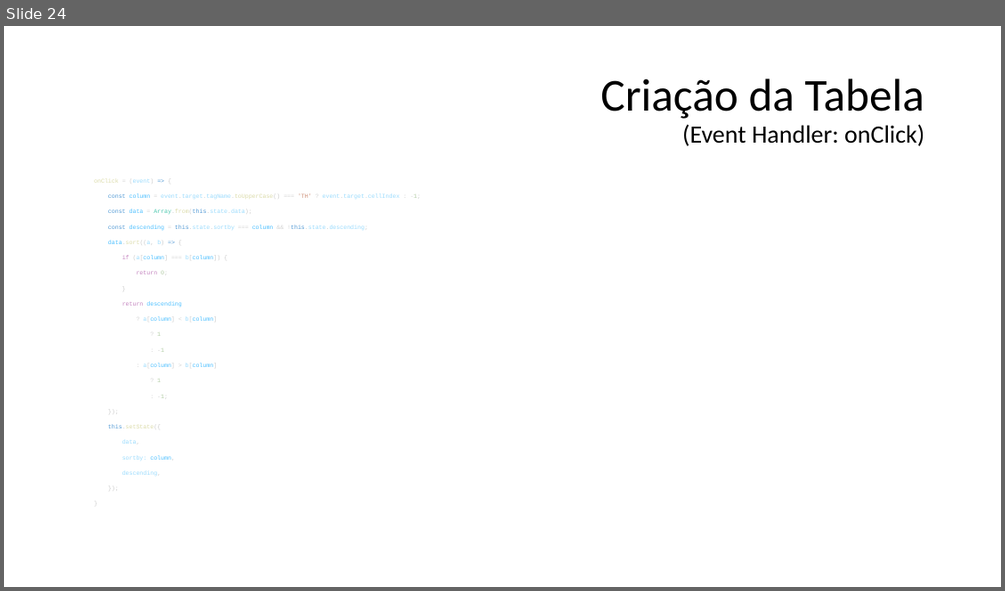
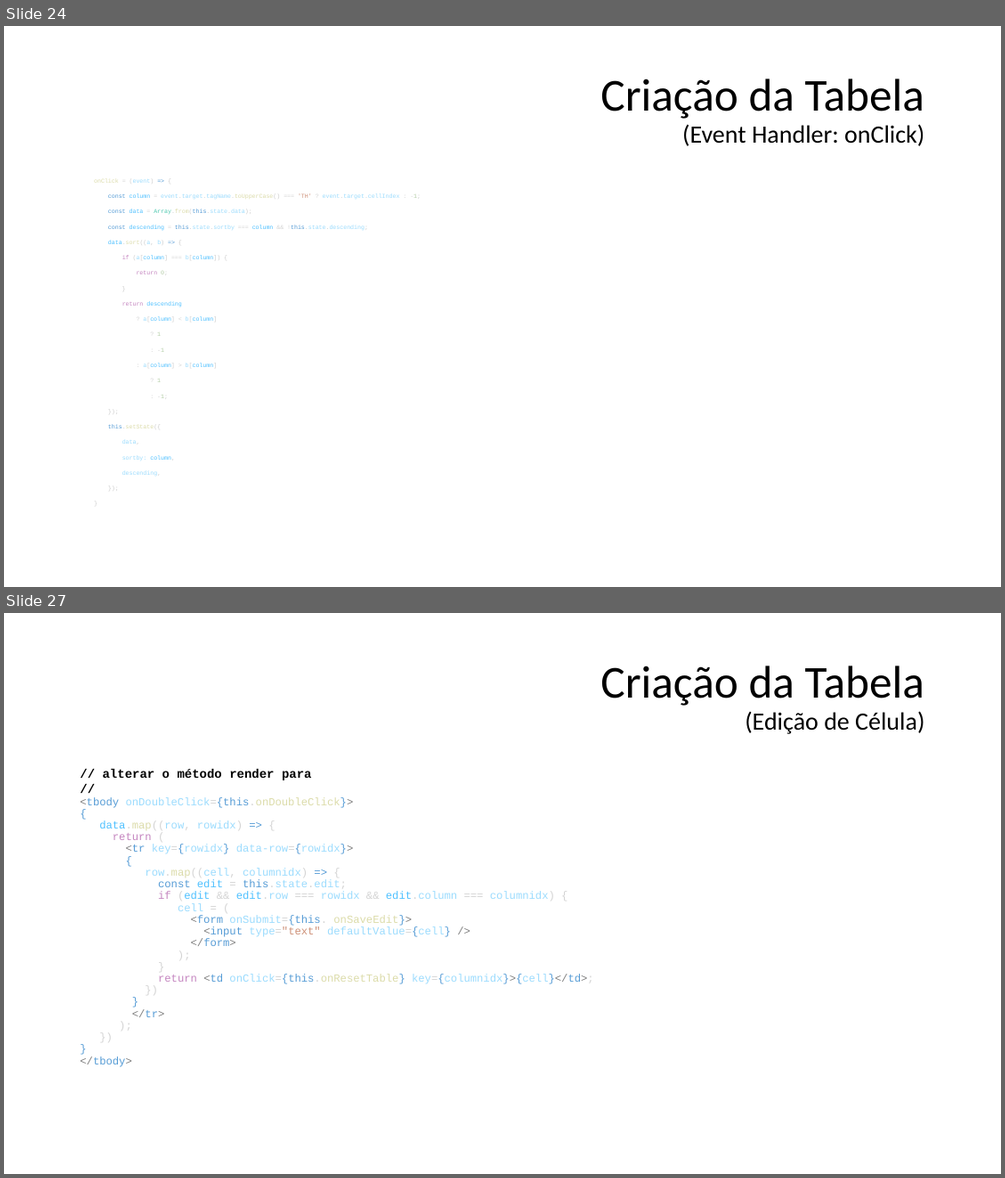
Before and after one commit to tadeumaffeis/ProgramacaoMultiplataforma, a slide deck: Aulas/04 - Criação de Tabela com Controles/04 - Tabela com Controles.pptx. Shown one above the other, each under a label of ours: slide 24 before the commit, slides 24 and 27 after it; the slides between them are not shown. The pictures are 1005x591 and 1005x1178 pixels, drawn with LibreOffice and Linux fonts; fonts in the diff are those of the drawing. Boxes give left, top, right and bottom in pixels: in the first picture for what was removed or moved away, otherwise in the second. Text is boxed around its words. In the diff, an @@ line names an element or a change of style, - is before the commit and + after.

```diff
--- a/Aulas/04 - Criação de Tabela com Controles/04 - Tabela com Controles.pptx
+++ b/Aulas/04 - Criação de Tabela com Controles/04 - Tabela com Controles.pptx
@@ slide 27 added at <box>4,613,1001,1174</box>, background #FFFFFF @@
@@ title added at <box>600,666,924,734</box>, 24 pt, text #000000 @@
+Criação da Tabela
+(Edição de Célula)
@@ text added at <box>80,769,594,1067</box>, 10.5 pt, text #9CDCFE @@
+// alterar o método render para
+//
+<tbody onDoubleClick={this.onDoubleClick}>
+{
+data.map((row, rowidx) => {
+return (
+<tr key={rowidx} data-row={rowidx}>
+{
+row.map((cell, columnidx) => {
+const edit = this.state.edit;
+if (edit && edit.row === rowidx && edit.column === columnidx) {
+cell = (
+<form onSubmit={this. onSaveEdit}>
+<input type="text" defaultValue={cell} />
+</form>
+);
+}
+return <td onClick={this.onResetTable} key={columnidx}>{cell}</td>;
+})
+}
+</tr>
+);
+})
+}
+</tbody>
```
Also in this commit, not shown: 4 other slides added, 7 other files.
